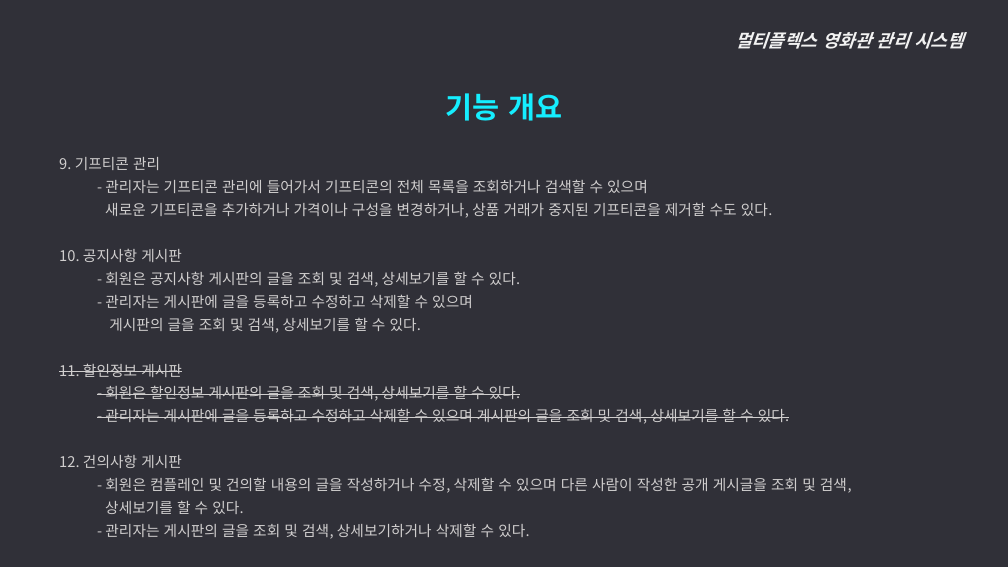
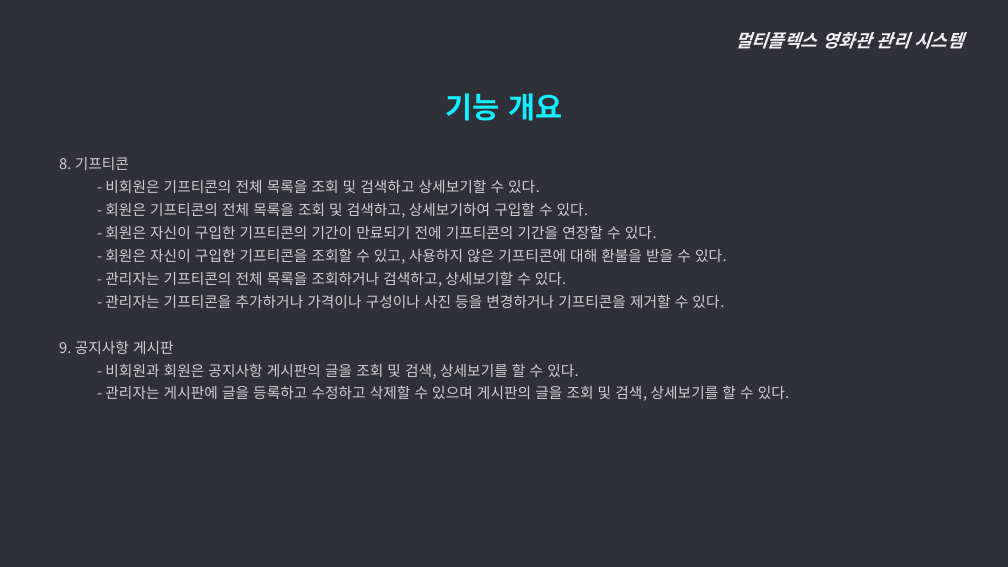
Before and after one commit to ywc-412/MultiplexTeamProject, a slide deck: slide 6 of 2조 시스템개요, 요구사항 정의.pptx. Drawn at 1008x567 pixels with LibreOffice and Linux fonts; fonts in the diff are those of the drawing. Boxes give left, top, right and bottom in pixels: in the first picture for what was removed or moved away, otherwise in the second. Text is boxed around its words. In the diff, an @@ line names an element or a change of style, - is before the commit and + after.

Commit message:
기능개요, 요구사항정의
ppt수정

```diff
--- a/2조 시스템개요, 요구사항 정의.pptx
+++ b/2조 시스템개요, 요구사항 정의.pptx
@@ text at [59,157,727,379]: text changed @@
-  9. 기프티콘 관리
-    - 관리자는 기프티콘 관리에 들어가서 기프티콘의 전체 목록을 조회하거나 검색할 수 있으며
-    새로운 기프티콘을 추가하거나 가격이나 구성을 변경하거나, 상품 거래가 중지된 기프티콘을 제거할 수도 있다.
-  10. 공지사항 게시판
-    - 회원은 공지사항 게시판의 글을 조회 및 검색, 상세보기를 할 수 있다.
-    - 관리자는 게시판에 글을 등록하고 수정하고 삭제할 수 있으며
-    게시판의 글을 조회 및 검색, 상세보기를 할 수 있다.
-  11. 할인정보 게시판
-    - 회원은 할인정보 게시판의 글을 조회 및 검색, 상세보기를 할 수 있다.
+  8. 기프티콘
+    - 비회원은 기프티콘의 전체 목록을 조회 및 검색하고 상세보기할 수 있다.
+    - 회원은 기프티콘의 전체 목록을 조회 및 검색하고, 상세보기하여 구입할 수 있다.
+    - 회원은 자신이 구입한 기프티콘의 기간이 만료되기 전에 기프티콘의 기간을 연장할 수 있다.
+    - 회원은 자신이 구입한 기프티콘을 조회할 수 있고, 사용하지 않은 기프티콘에 대해 환불을 받을 수 있다.
+    - 관리자는 기프티콘의 전체 목록을 조회하거나 검색하고, 상세보기할 수 있다.
+    - 관리자는 기프티콘을 추가하거나 가격이나 구성이나 사진 등을 변경하거나 기프티콘을 제거할 수 있다.
+  9. 공지사항 게시판
+    - 비회원과 회원은 공지사항 게시판의 글을 조회 및 검색, 상세보기를 할 수 있다.
@@ text at [105,385,789,401]: strikethrough off in "- 관리자는 게시판에 글을 등록하고 수정하고 삭제할 ..." @@
@@ text at [59,455,852,539]: paragraphs removed @@
-  12. 건의사항 게시판
-    - 회원은 컴플레인 및 건의할 내용의 글을 작성하거나 수정, 삭제할 수 있으며 다른 사람이 작성한 공개 게시글을 조회 및 검색,
-    상세보기를 할 수 있다.
-    - 관리자는 게시판의 글을 조회 및 검색, 상세보기하거나 삭제할 수 있다.
```
Also in this commit, not shown: 13 other slides changed.
